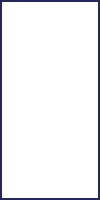
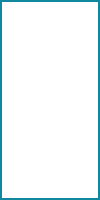
Layer changes from the first 100 × 200 image to the second:
painted on "decorations-wrapper-layer" over [0, 0, 100, 200]
hid "Paint Layer 1" over [0, 0, 100, 200]
